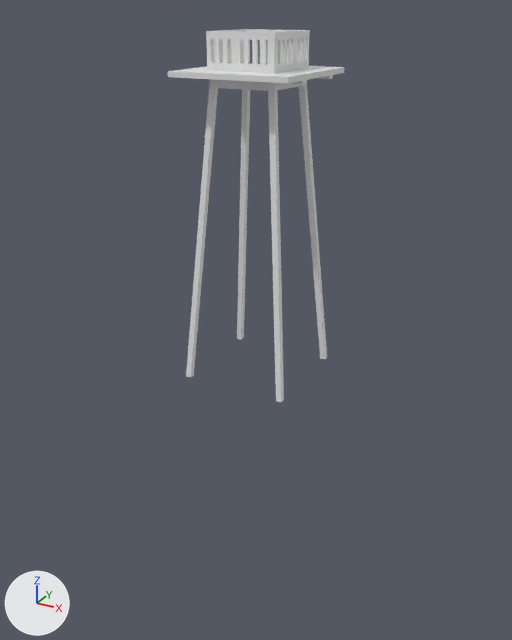
The Blender file assets/models/watch_tower/watch_tower.blend: old version first, new version second.
Camera for both pictures: a 50 mm camera at (33.2, -60.8, 35.9) aimed at (-0.6, 0.6, 5.2). The lights are fixed; the arrows at lower left show +X, +Y and +Z. The first picture is the older version.

The first picture shows 'Floor', 'Legs', 'Legs_Support', 'Support_Beam2', 'wall_window.001'.
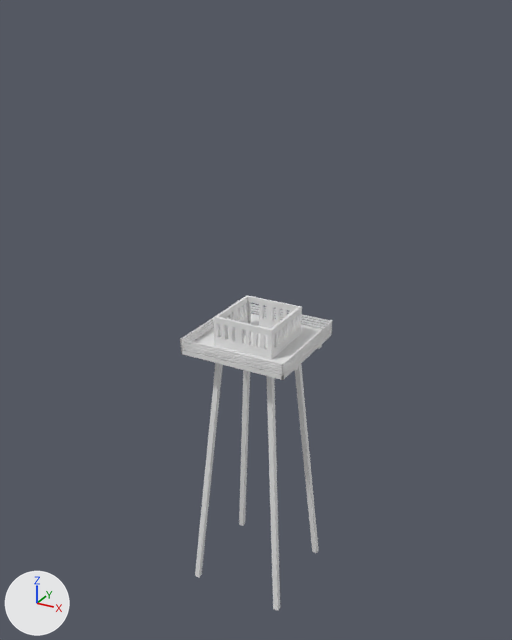
Boxes [x1, y1, x2, y2] around the edits, measured in the pictures (512 x 640 px):
'Legs', moved
    before: [186, 85, 327, 402]
    after: [195, 363, 319, 611]
'wall_window.001', moved
    before: [206, 29, 310, 73]
    after: [214, 295, 302, 360]
'Floor', moved
    before: [168, 66, 344, 83]
    after: [181, 313, 332, 380]
'plank4.001', added
    after: [180, 339, 281, 374]
'Legs_Support', moved (not visible afterwards)
    before: [209, 80, 307, 91]
'plank4.003', added
    after: [282, 321, 332, 375]
'plank4', added
    after: [251, 304, 330, 328]
'plank4.002', added
    after: [180, 317, 214, 345]
'Support_Beam2', moved
    before: [190, 75, 333, 84]
    after: [294, 344, 322, 371]

Patch to the scene script:
```diff
--- a/assets/models/watch_tower/watch_tower.blend.py
+++ b/assets/models/watch_tower/watch_tower.blend.py
@@ me_cube_037 @@
+me_cube_037.from_pydata(...)  # a box spanning x -1.0..1.0, y -1.0..1.0, z -1.0..1.0; a box spanning x -1.0..1.0, y -1.0..1.0, z -10.0..-8.0; a box spanning x -1.0..1.0, y -1.0..1.0, z -7.0..-5.0; a box spanning x -1.0..1.0, y -1.0..1.0, z -4.0..-2.0
@@ ob_floor @@
 ob_floor = bpy.data.objects.new('Floor', me_cube_001)
-ob_floor.location = (0.0, 0.0, 30.6)
+ob_floor.location = (0.0, 0.0, 3.0)
 ob_floor.scale = (6.0, 6.0, 0.25)
@@ ob_support_beam2 @@
 ob_support_beam2 = bpy.data.objects.new('Support_Beam2', me_cube_005)
-ob_support_beam2.location = (0.0, 2.9, 30.2)
+ob_support_beam2.location = (0.0, 2.9, 2.6)
 ob_support_beam2.scale = (6.0, 0.3, 0.15)
@@ ob_legs @@
 ob_legs = bpy.data.objects.new('Legs', me_cube_002)
-ob_legs.location = (3.0, 3.0, 15.0)
+ob_legs.location = (3.0, 3.0, -12.6)
 ob_legs.scale = (0.3, 0.3, 1.28)
@@ ob_legs_support @@
 ob_legs_support = bpy.data.objects.new('Legs_Support', me_cube_003)
-ob_legs_support.location = (-2.6, -1.9, 29.7)
+ob_legs_support.location = (-2.6, -1.9, 2.1)
 ob_legs_support.scale = (0.375, 1.0, 0.34)
@@ ob_wall_window_001 @@
 ob_wall_window_001 = bpy.data.objects.new('wall_window.001', me_cube_004)
-ob_wall_window_001.location = (3.3, 0.0, 32.4)
+ob_wall_window_001.location = (3.3, 0.0, 4.8)
 ob_wall_window_001.scale = (0.147, 3.49, 1.74)
@@ ob_plank4_003 @@
+ob_plank4_003 = bpy.data.objects.new('plank4.003', me_cube_037)
+ob_plank4_003.location = (6.0, 0.0, 4.3)
+ob_plank4_003.rotation_euler = (0.0, 0.0, 1.571)  # degrees (0, 0, 90)
+ob_plank4_003.scale = (-6.0, 0.05, 0.1)
@@ ob_plank4_002 @@
+ob_plank4_002 = bpy.data.objects.new('plank4.002', me_cube_037.copy())
+ob_plank4_002.location = (-6.0, 0.0, 4.3)
+ob_plank4_002.rotation_euler = (0.0, 0.0, 1.571)  # degrees (0, 0, 90)
+ob_plank4_002.scale = (-6.0, 0.05, 0.1)
@@ ob_plank4_001 @@
+ob_plank4_001 = bpy.data.objects.new('plank4.001', me_cube_037.copy())
+ob_plank4_001.location = (0.0, -6.0, 4.3)
+ob_plank4_001.scale = (-6.0, 0.05, 0.1)
@@ ob_plank4 @@
+ob_plank4 = bpy.data.objects.new('plank4', me_cube_037.copy())
+ob_plank4.location = (0.0, 6.0, 4.3)
+ob_plank4.scale = (-6.0, 0.05, 0.1)
```
